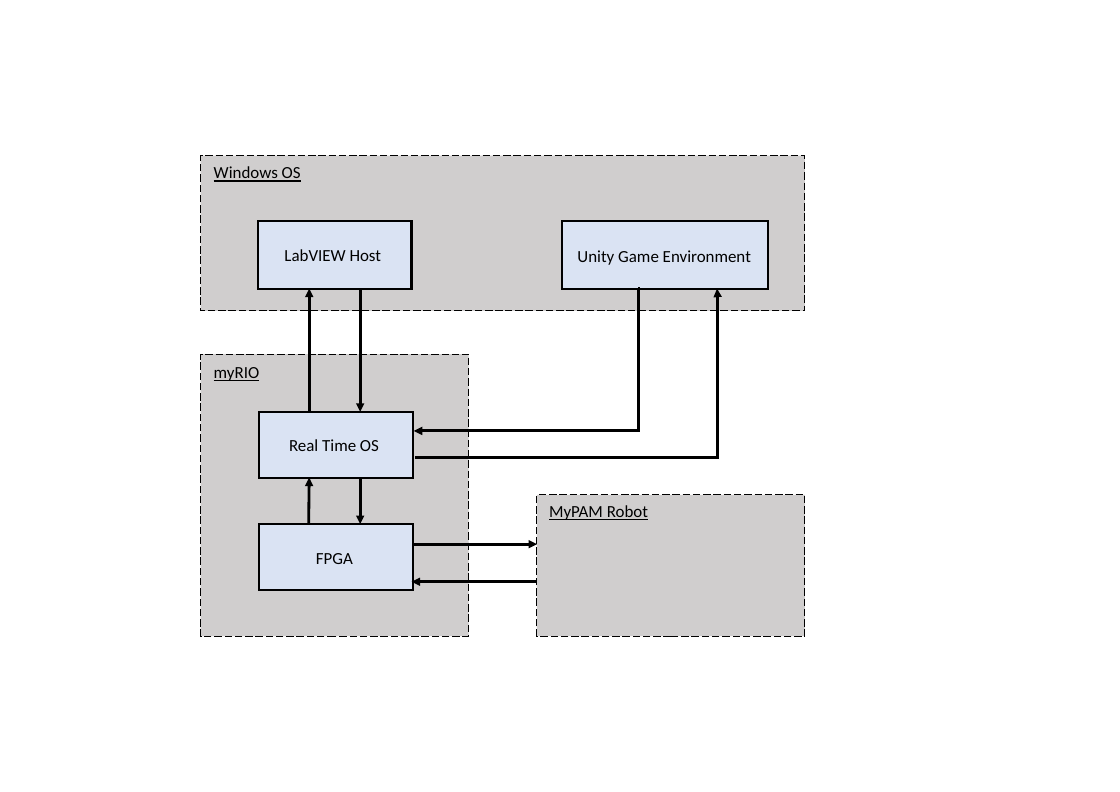
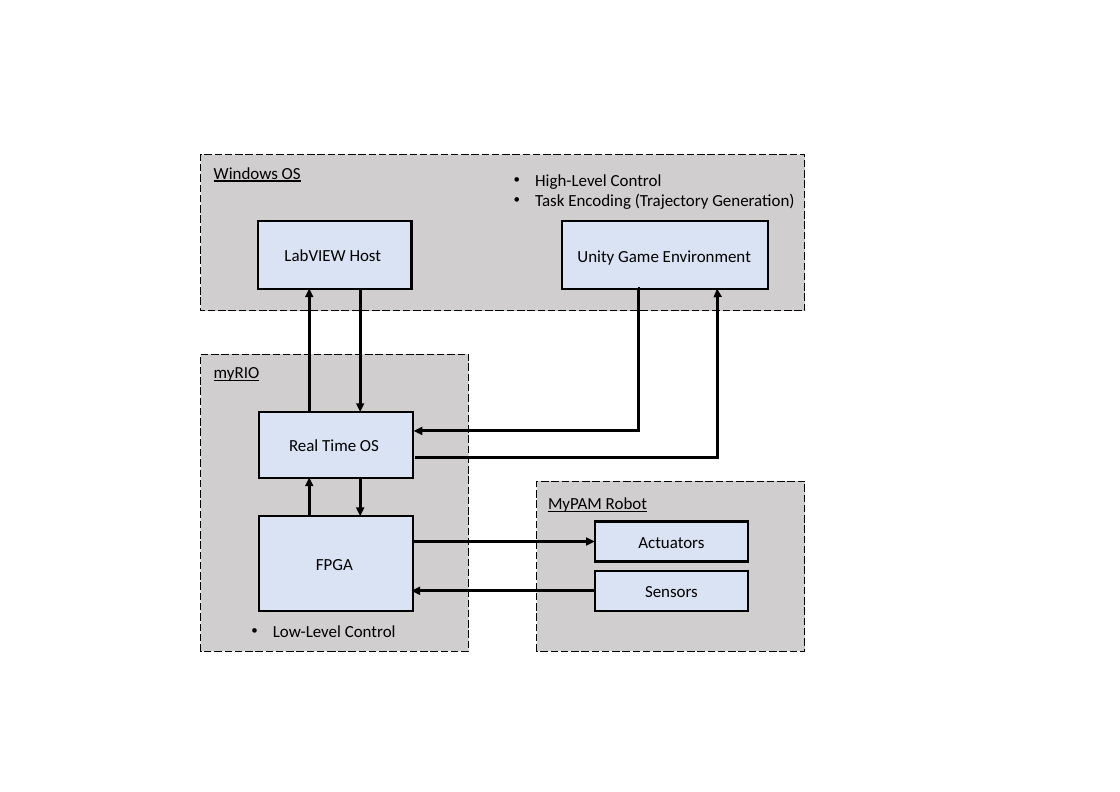
Before and after one commit to adammetcalf/PhD, a slide deck: slide 2 of Transfer Report/figures.pptx. Drawn at 1120x792 pixels with LibreOffice and Linux fonts; fonts in the diff are those of the drawing. Boxes give left, top, right and bottom in pixels: in the first picture for what was removed or moved away, otherwise in the second. Text is boxed around its words. In the diff, an @@ line names an element or a change of style, - is before the commit and + after.

```diff
--- a/Transfer Report/figures.pptx
+++ b/Transfer Report/figures.pptx
@@ text added at box(535, 174, 794, 209), 18 pt, text #000000 @@
+• High-Level Control
+• Task Encoding (Trajectory Generation)
@@ rectangle: place and size @@
-rectangle at box(201, 354, 469, 637)
+rectangle at box(201, 354, 469, 652)
@@ arrow moved from (309, 524) - (310, 478) to (310, 516) - (310, 478) @@
@@ arrow moved from (360, 478) - (360, 524) to (360, 478) - (360, 516) @@
@@ rectangle: place and size @@
-rectangle at box(537, 495, 806, 637)
+rectangle at box(537, 481, 806, 651)
@@ text "MyPAM Robot": place and size @@
-text "MyPAM Robot" at box(549, 505, 648, 520)
+text "MyPAM Robot" at box(548, 497, 647, 512)
@@ rectangle: place and size @@
-rectangle at box(259, 524, 413, 590)
+rectangle at box(259, 516, 413, 611)
@@ rectangle added at box(595, 522, 749, 562), fill #DAE3F3, outline #000000 2.25 pt, 18 pt, text #000000 @@
+Actuators
@@ text "FPGA": place and size @@
-text "FPGA" at box(316, 553, 353, 564)
+text "FPGA" at box(316, 559, 353, 570)
@@ arrow moved from (413, 544) - (537, 544) to (413, 541) - (595, 541) @@
@@ arrow moved from (537, 582) - (412, 582) to (595, 591) - (412, 591) @@
@@ rectangle added at box(595, 571, 749, 611), fill #DAE3F3, outline #000000 2.25 pt, 18 pt, text #000000 @@
+Sensors
@@ text added at box(273, 625, 396, 637), 18 pt, text #000000 @@
+• Low-Level Control
```
Also in this commit, not shown: 3 other files.
